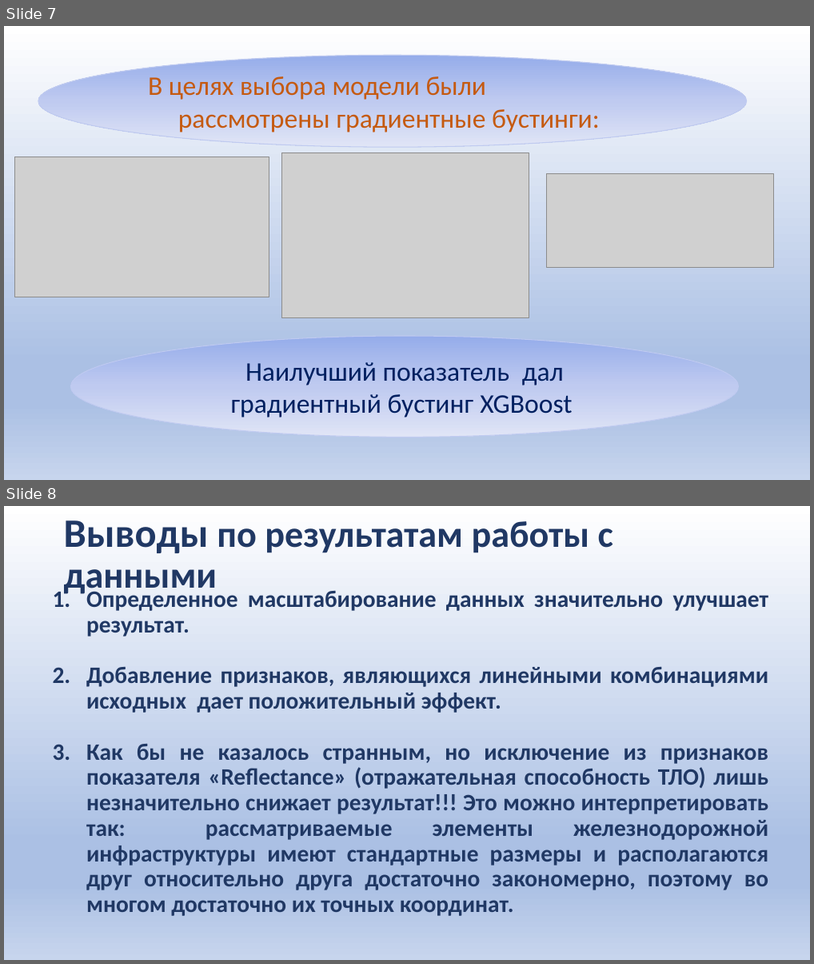
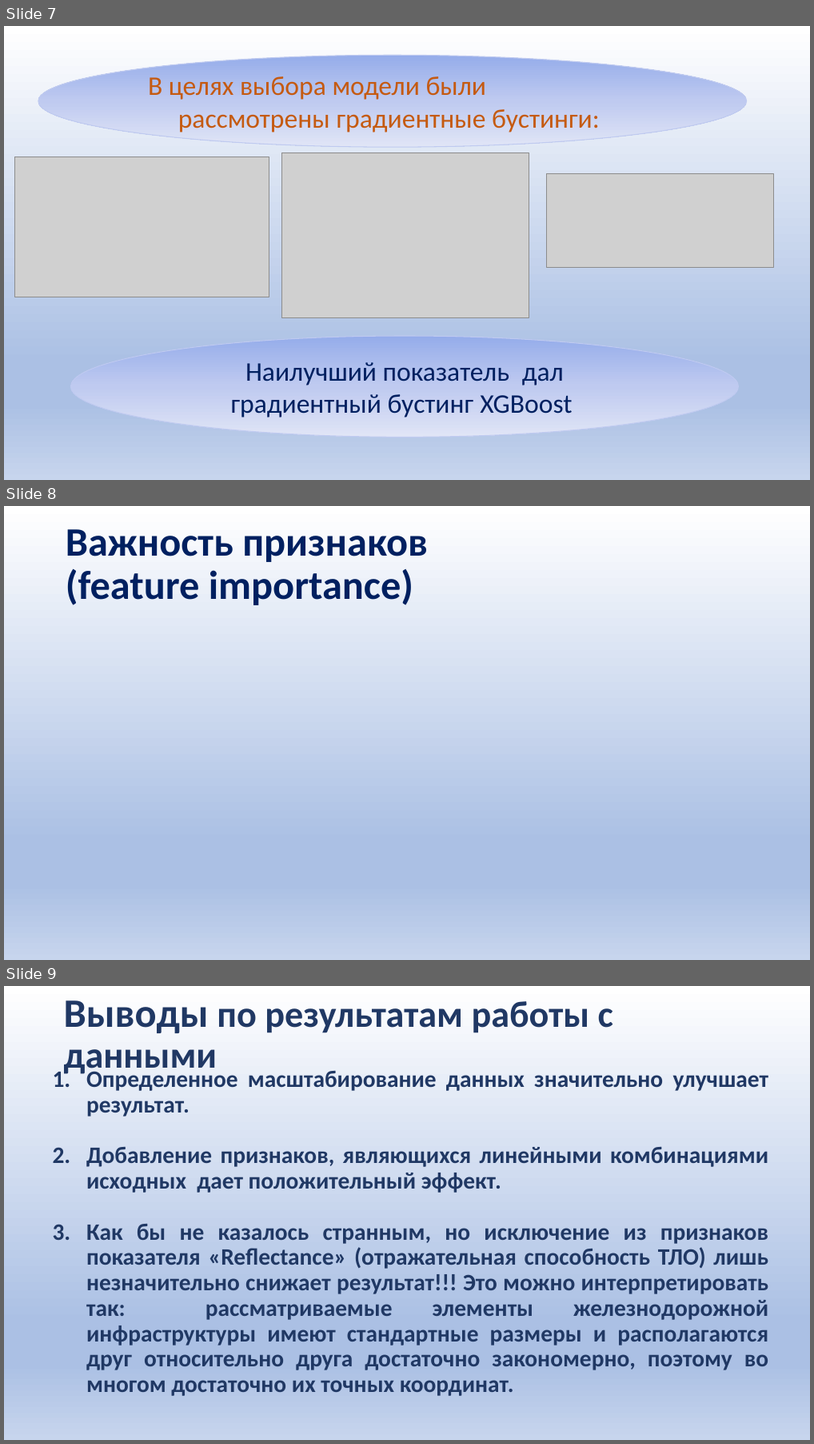
Before and after one commit to Alexwert3/chemp_Novosibirsk, a slide deck: Новосибирск_2022_Верт-Миллер.pptx. Shown one above the other, each under a label of ours: slides 7 and 8 before the commit, slides 7, 8 and 9 after it. The pictures are 814x964 and 814x1444 pixels, drawn with LibreOffice and Linux fonts; fonts in the diff are those of the drawing; grey boxes stand for pictures. Boxes give left, top, right and bottom in pixels: in the first picture for what was removed or moved away, otherwise in the second. Text is boxed around its words. In the diff, an @@ line names an element or a change of style, - is before the commit and + after.

```diff
--- a/Новосибирск_2022_Верт-Миллер.pptx
+++ b/Новосибирск_2022_Верт-Миллер.pptx
@@ slide 8 added at bbox=[4, 506, 810, 960], background gradient #FFFFFF to #ABC0E4 to #C7D5ED @@
@@ title added at bbox=[66, 529, 428, 605], 48 pt, text #002060, bold @@
+Важность признаков (feature importance)
@@ what was slide 8 is now slide 9 @@
```
Also in this commit, not shown: 1 slide changed.
